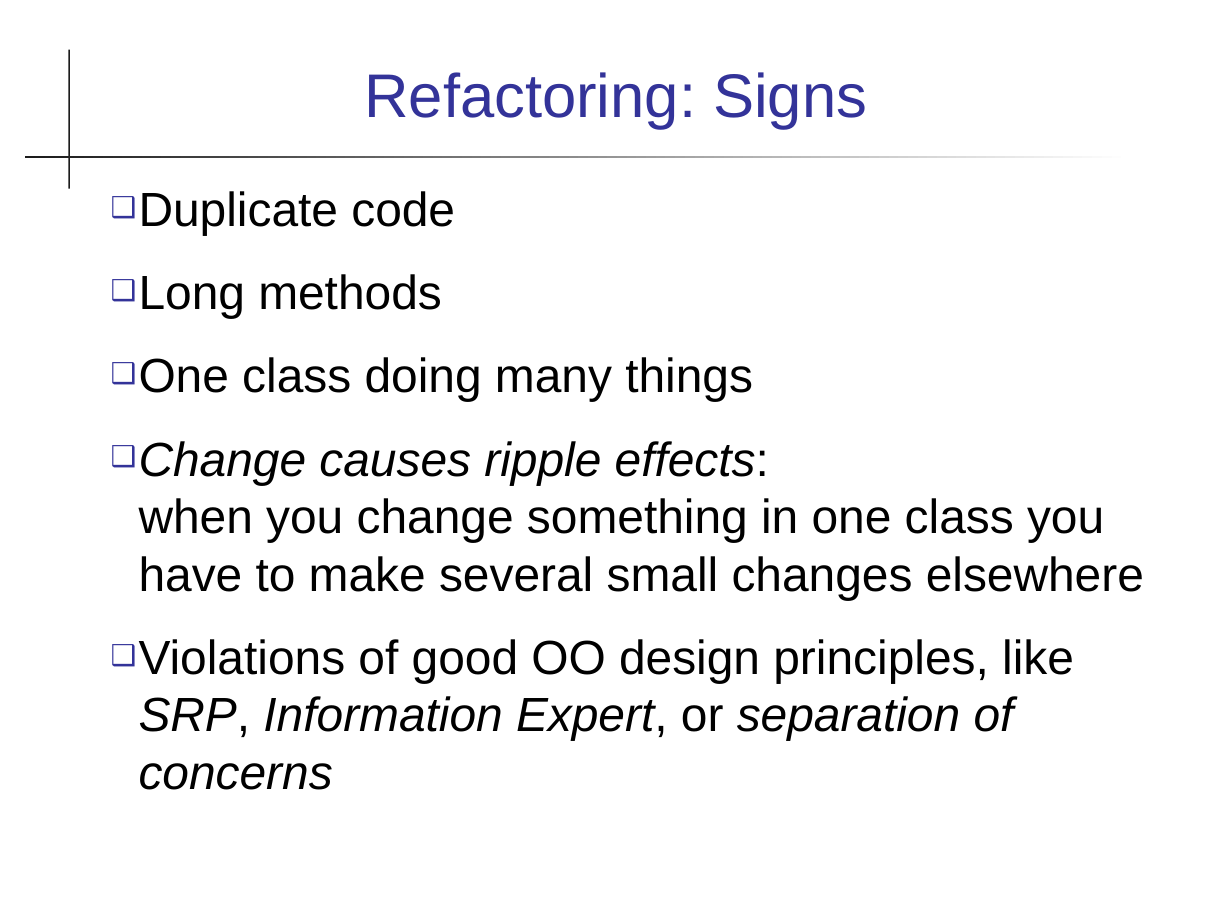
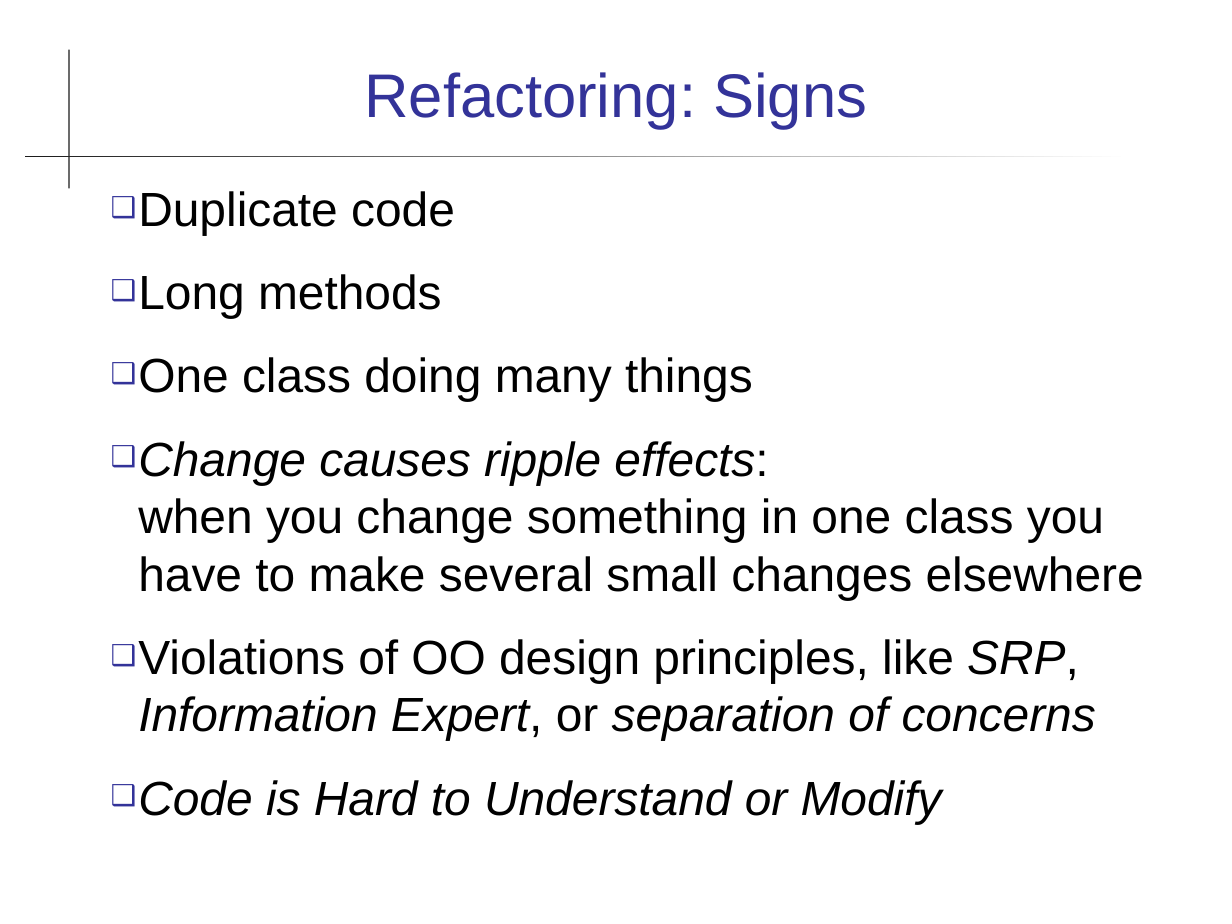
Before and after one commit to cpske/ISP, a slide deck: slide 9 of refactoring/Refactoring.ppt (slide 8 before the commit). Drawn at 1232x924 pixels with LibreOffice and Linux fonts; fonts in the diff are those of the drawing. Boxes give left, top, right and bottom in pixels: in the first picture for what was removed or moved away, otherwise in the second. Text is boxed around its words. In the diff, an @@ line names an element or a change of style, - is before the commit and + after.

```diff
--- a/refactoring/Refactoring.ppt
+++ b/refactoring/Refactoring.ppt
@@ text at <box>138,639,1096,824</box>: text changed; italic on @@
-❑ Violations of good OO design principles, like SRP, Information Expert, or separation of concerns
+❑ Violations of OO design principles, like SRP, Information Expert, or separation of concerns
+❑ Code is Hard to Understand or Modify
```
Also in this commit, not shown: 14 other slides changed, 2 slides added, 1 slide removed, 2 other files.
